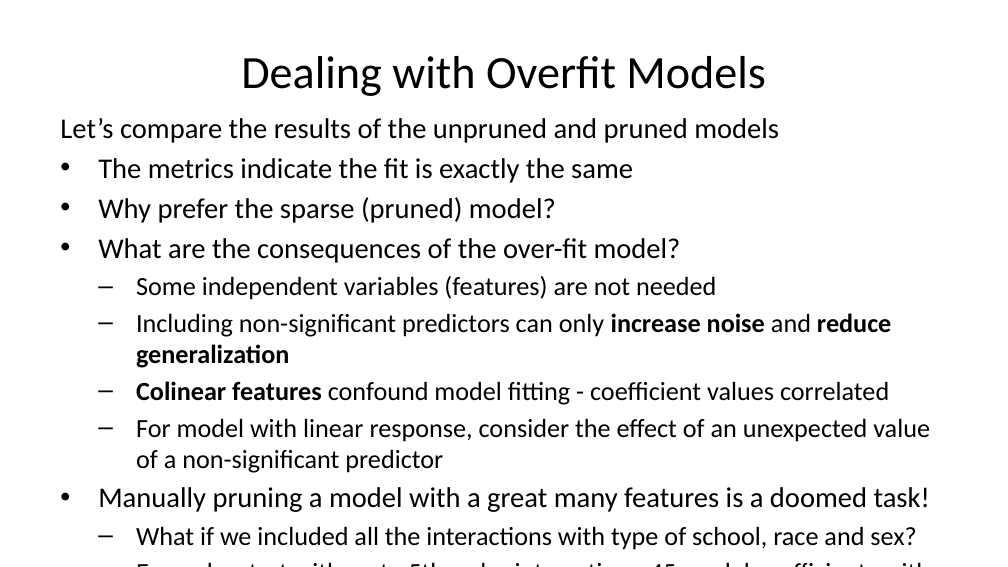
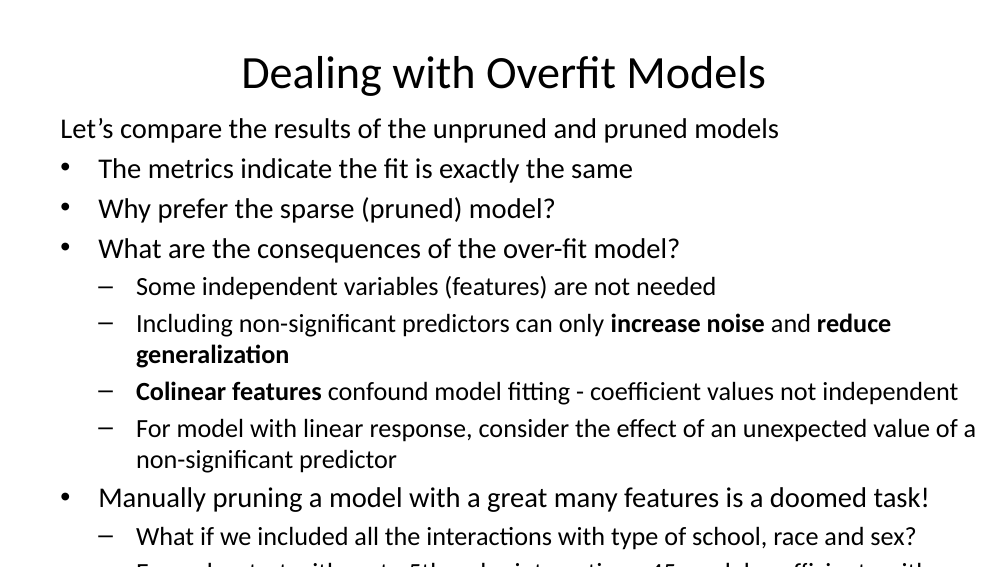
Before and after one commit to StephenElston/CSCI-E-83, a slide deck: slide 13 of LectureSlides/10a_ModelsInHighDimensions.pptx. Drawn at 1008x567 pixels with LibreOffice and Linux fonts; fonts in the diff are those of the drawing. Boxes give left, top, right and bottom in pixels: in the first picture for what was removed or moved away, otherwise in the second. Text is boxed around its words. In the diff, an @@ line names an element or a change of style, - is before the commit and + after.

Commit message:
added example slides, improved wording, fixed typos

```diff
--- a/LectureSlides/10a_ModelsInHighDimensions.pptx
+++ b/LectureSlides/10a_ModelsInHighDimensions.pptx
@@ text at box(136, 381, 958, 405): text changed @@
-  – Colinear features confound model fitting - coefficient values correlated
+  – Colinear features confound model fitting - coefficient values not independent
```
Also in this commit, not shown: 3 other slides changed, 3 slides added.
